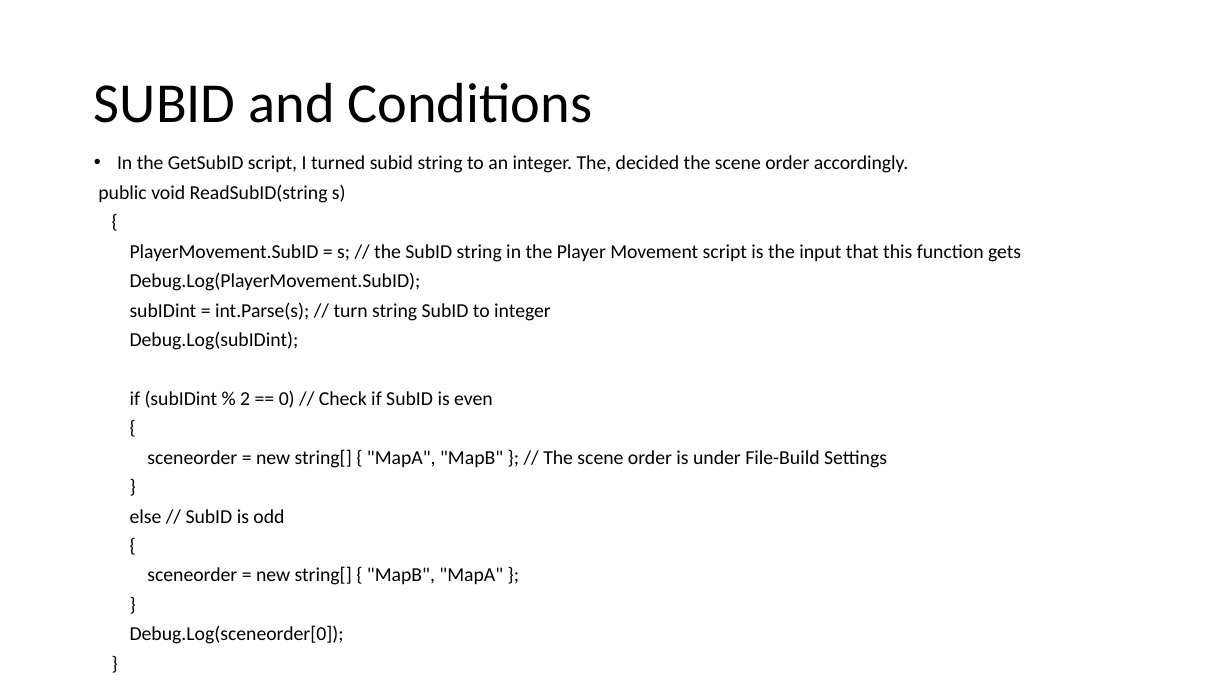
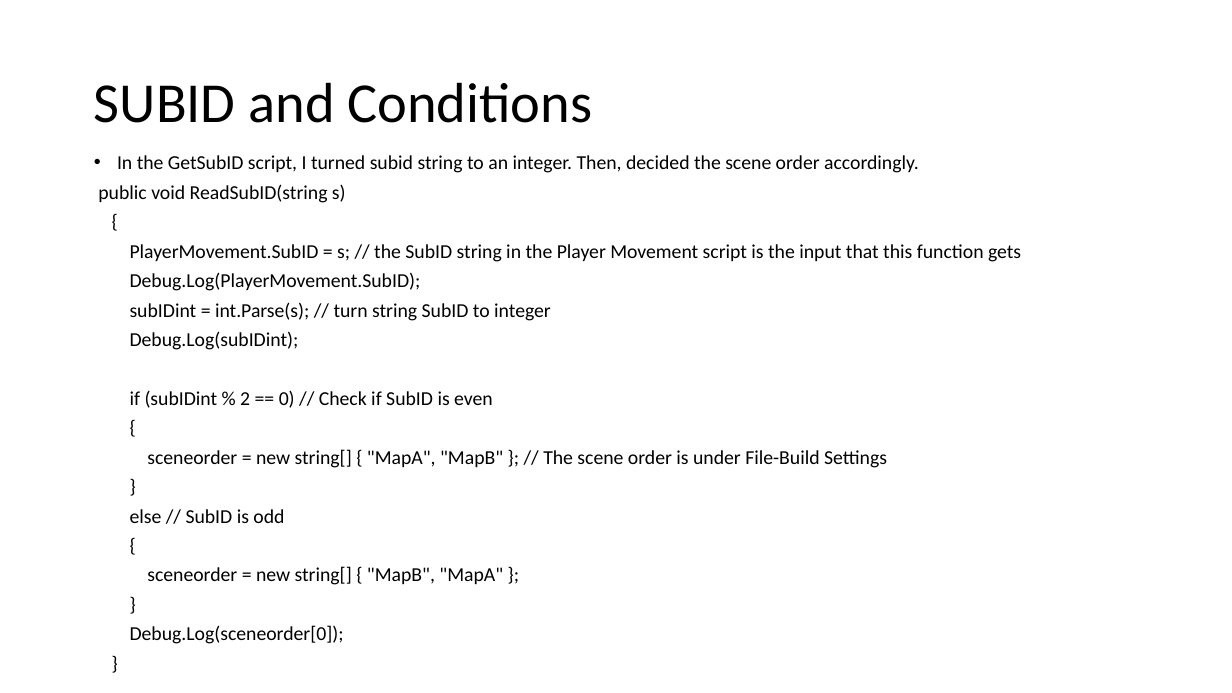
Before and after one commit to haticededetas/Experiment-1, a slide deck: slide 21 of Route_Following/Explanations.pptx. Drawn at 1232x693 pixels with LibreOffice and Linux fonts; fonts in the diff are those of the drawing. Boxes give left, top, right and bottom in pixels: in the first picture for what was removed or moved away, otherwise in the second. Text is boxed around its words. In the diff, an @@ line names an element or a change of style, - is before the commit and + after.

```diff
--- a/Route_Following/Explanations.pptx
+++ b/Route_Following/Explanations.pptx
@@ text at [117,155,919,173]: text changed @@
-• In the GetSubID script, I turned subid string to an integer. The, decided the scene order accordingly.
+• In the GetSubID script, I turned subid string to an integer. Then, decided the scene order accordingly.
```
Also in this commit, not shown: 1 other slide changed, 1 slide added, 6 other files.
